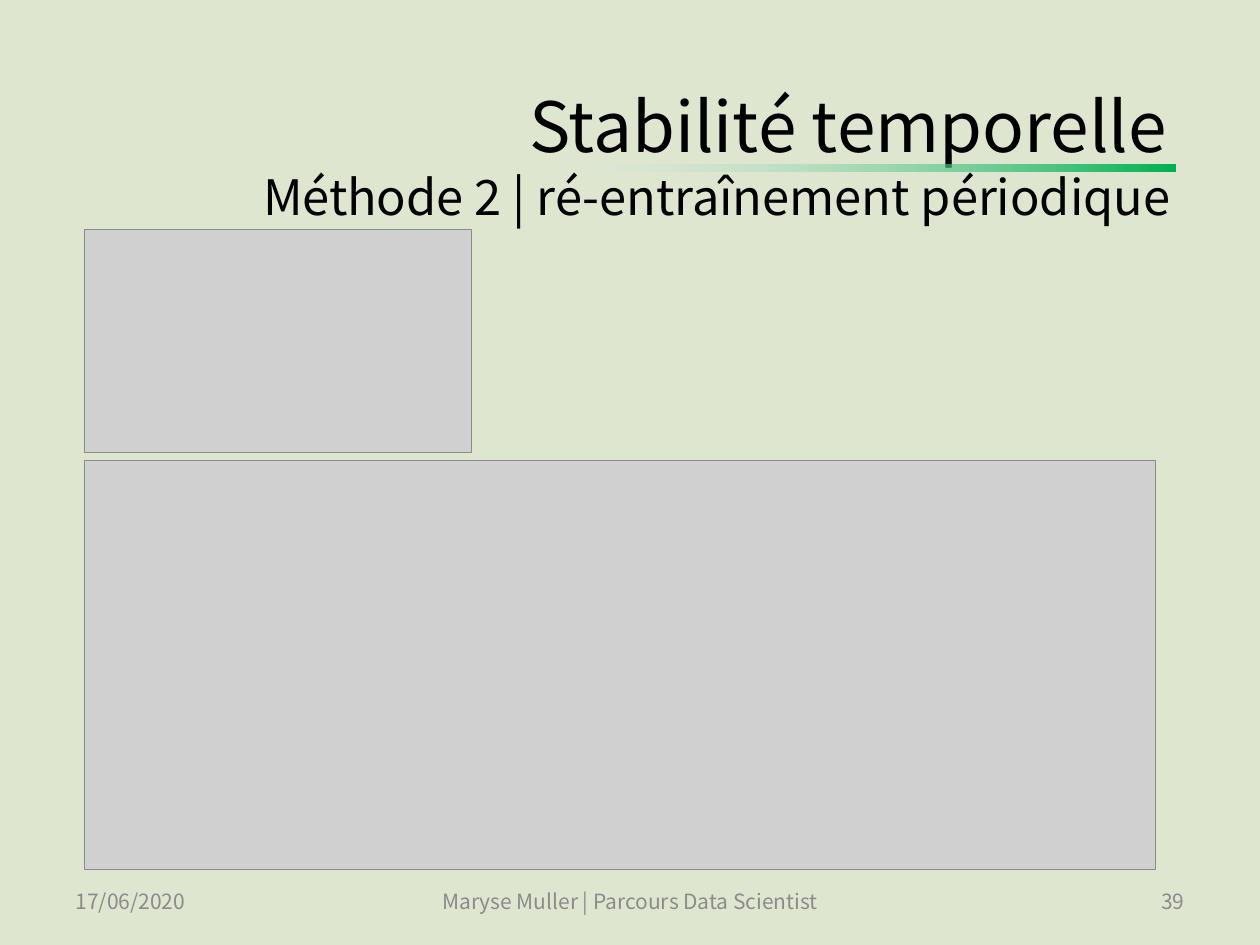
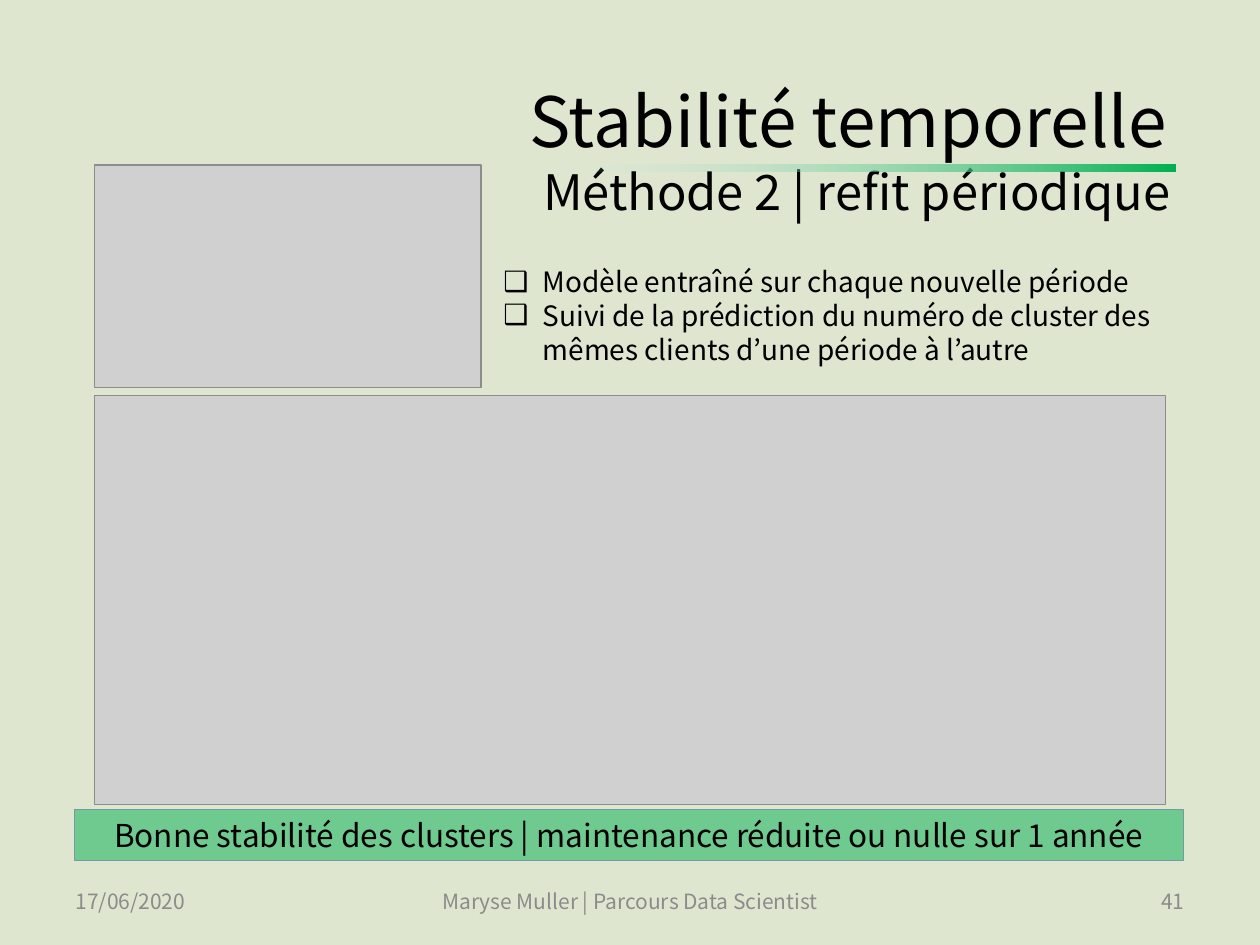
Before and after one commit to SmellyArmure/OC_DS_Project5, a slide deck: slide 41 of PRESENTATION/Projet5.pptx (slide 39 before the commit). Drawn at 1260x945 pixels with LibreOffice and Linux fonts; fonts in the diff are those of the drawing; grey boxes stand for pictures. Boxes give left, top, right and bottom in pixels: in the first picture for what was removed or moved away, otherwise in the second. Text is boxed around its words. In the diff, an @@ line names an element or a change of style, - is before the commit and + after.

Commit message:
PROJET TERMINE | P5_Cleaning_EDA_2 : ajouté des graphes de l'analyse temporelle pour la présentation | P5_Clustering : stabilité à l'initialisation des autres algorithmes de clustering, comparaison des résultats. | Présentation : Finalisation de la présentation - (soutenance passée avec succès).

```diff
--- a/PRESENTATION/Projet5.pptx
+++ b/PRESENTATION/Projet5.pptx
@@ title at (529,87,1170,221): text changed @@
-Stabilité temporelle
-Méthode 2 | ré-entraînement périodique
+Stabilité temporelle
+Méthode 2 | refit périodique
@@ picture: place and size @@
-picture at (84,229,471,452)
+picture at (94,165,481,388)
@@ text added at (543,268,1151,367), 16 pt, text #000000 @@
+❑ Modèle entraîné sur chaque nouvelle période
+❑ Suivi de la prédiction du numéro de cluster des mêmes clients d’une période à l’autre
@@ picture: place and size @@
-picture at (84,461,1155,869)
+picture at (94,396,1166,804)
@@ rectangle added at (74,810,1183,861), fill #00B050 at 50% opacity, outline #759AA5 0.5 pt, 18 pt, text #000000 @@
+Bonne stabilité des clusters | maintenance réduite ou nulle sur 1 année
@@ page number at (1161,894,1184,909): text changed @@
-39
+41
```
Also in this commit, not shown: 12 other slides changed, 4 slides added, 3 other files.
